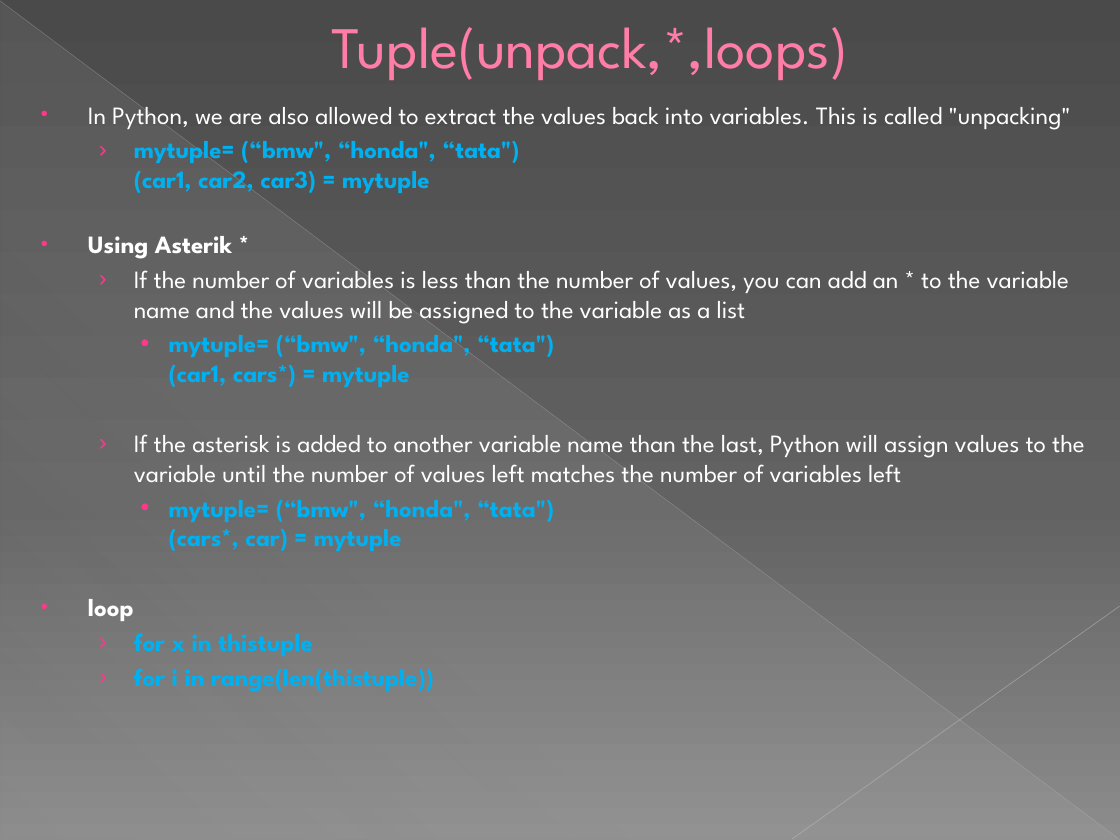
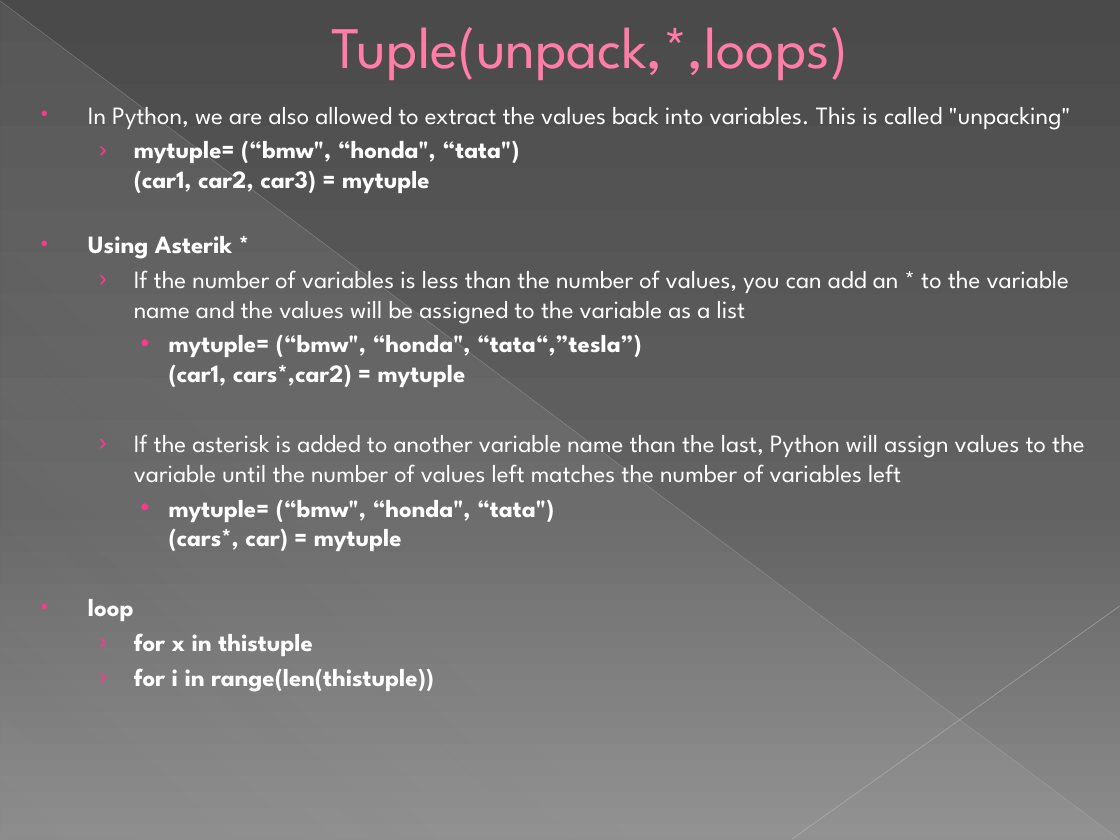
Before and after one commit to AsipiRavi2/pythonforbeginners, a slide deck: slide 13 of module3/Module3.pptx. Drawn at 1120x840 pixels with LibreOffice and Linux fonts; fonts in the diff are those of the drawing. Boxes give left, top, right and bottom in pixels: in the first picture for what was removed or moved away, otherwise in the second. Text is boxed around its words. In the diff, an @@ line names an element or a change of style, - is before the commit and + after.

```diff
--- a/module3/Module3.pptx
+++ b/module3/Module3.pptx
@@ text at <box>134,141,554,692</box>: text colour #00B0F0 to #FFFFFF in "mytuple= (“bmw", “honda", “tata") (car1, car2, car3) ...", "mytuple= (“bmw", “honda", “tata") (cars*, car) = ...", "for x in thistuple", "for i in range(len(thistuple))" @@
@@ text at <box>169,335,642,387</box>: text changed; text colour #00B0F0 to #FFFFFF @@
-    • mytuple= (“bmw", “honda", “tata")
-      (car1, cars*) = mytuple
+    • mytuple= (“bmw", “honda", “tata“,”tesla”)
+      (car1, cars*,car2) = mytuple
```
Also in this commit, not shown: 3 other slides changed, 9 slides added, 2 other files.
